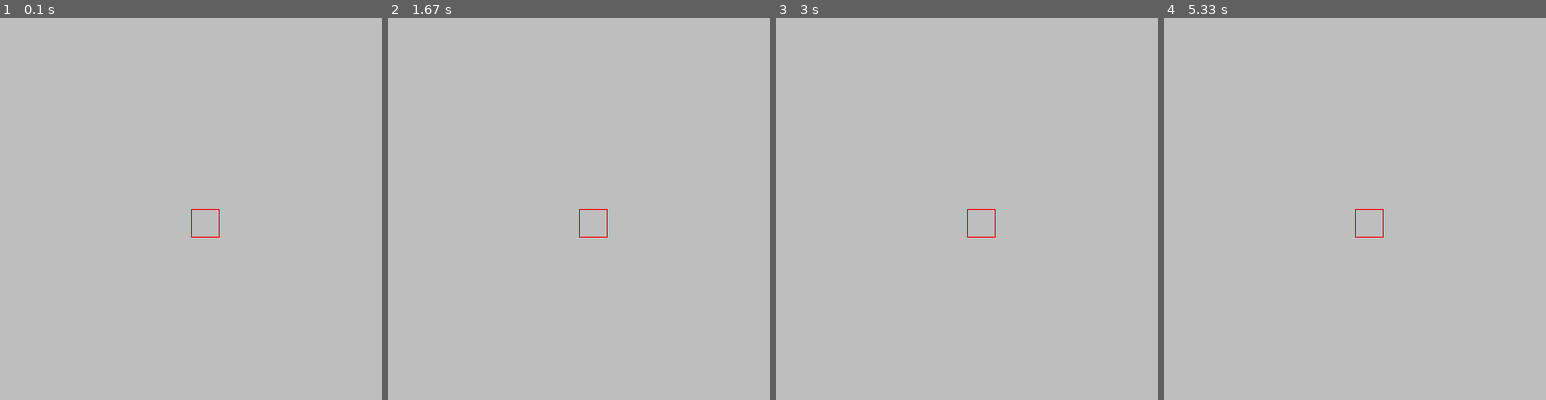
Above: before the commit, frames 1-4 (left to right).
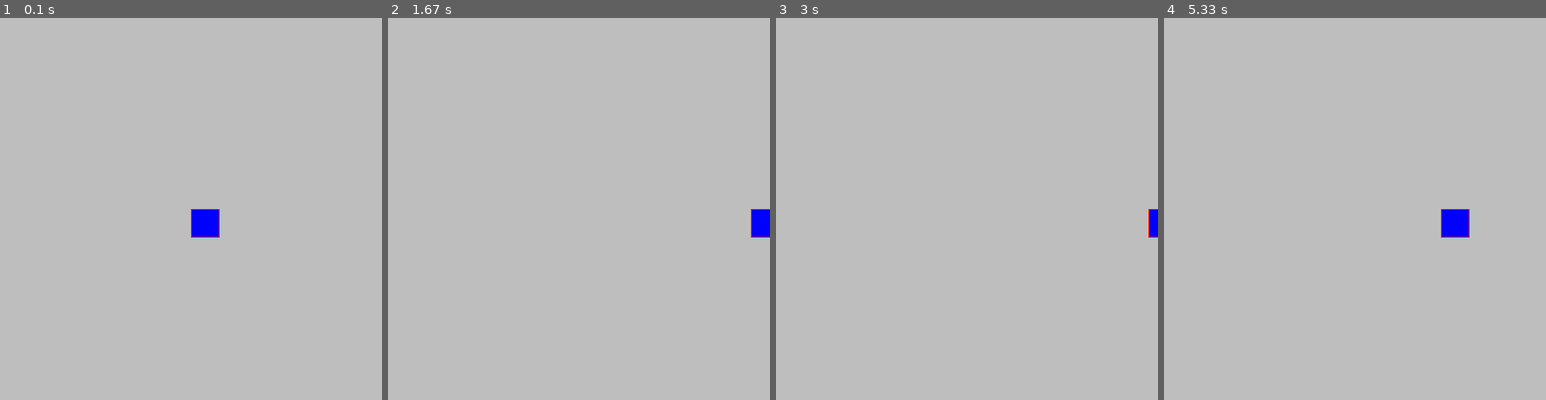
Above: after the commit, the same moments.

Repository: ConnorJ-Github/Pygame-Sprites-Demo
Game: pygame game, started from main.py
Two runs of this game, one before a commit and one after it. Both use one fixed random seed, a clock stepped at 60 frames per second and the inputs below.
Inputs:
- Up to frame 1 (0.1 s): no input
- Up to frame 2 (1.67 s): hold D 0.33-0.8 s; hold D 0.83-1.3 s; hold A from 1.33 s (still down)
- Up to frame 3 (3 s): release A at 1.87 s; hold A 1.9-2.3 s; hold D 2.33-2.97 s
- Up to frame 4 (5.33 s): hold A 3-3.47 s; hold D 3.5-3.97 s; hold D 4-4.47 s; hold A 4.5-5.03 s; hold A from 5.07 s (still down)

The runs differ from the first frame. In frame 1, 0.5% of the frame differs, in the area x 50-58%, y 50-58%; in frame 2, 0.4%; in frame 3, 0.3%; in frame 4, 0.6%, in the area x 50-80%, y 50-58%.

Commit message:
hitbox tweaks

Diff:
--- a/player.py
+++ b/player.py
@@ -3,16 +3,15 @@
 
 
 class Player(pygame.sprite.Sprite):
-
     def __init__(self, x, y, width, height):
-        super().__init__()
 
         self.SPRITES = load_sprite_sheets("Characters","Archer",30,30, True) #Sprite Loading, Directory 1, Directory 2, Width, Height
 
         self.character = pygame.Rect(x,y, width,height)
 
         self.hitbox_colour = 'red'
-        self.hitbox = pygame.Rect(self.character.x,self.character.y,width,height)
+
+        self.hitbox = pygame.Rect(x,y,width,height)
 
         self.sprite_mask = None
 
@@ -29,10 +28,12 @@
         key = pygame.key.get_pressed()
         if key[pygame.K_a] == True:
             self.character.x -= self.x_speed
+            self.hitbox.x -= self.x_speed
             self.character_direction = 'right'
             self.animation_frame = 0
         if key[pygame.K_d] == True:
             self.character.x += self.x_speed
+            self.hitbox.x += self.x_speed
             self.character_direction = 'left'
             self.animation_frame = 0
 
@@ -41,11 +42,12 @@
         # self.move(self.x_speed, self.y_speed)
 
     def load_sprite(self, display):
-        self.sprite = self.SPRITES['Idle_' + self.character_direction][0]
-        display.blit(self.sprite, (self.character.x, self.character.y))
+        # self.sprite = self.SPRITES['Idle_' + self.character_direction][0]
+        # display.blit(self.sprite, (self.character.x, self.character.y))
+        pygame.draw.rect(display, 'blue', self.character)
+        pygame.draw.rect(display, self.hitbox_colour, self.hitbox, 1)
 
 
     def update(self, display):
         self.movement()
         self.load_sprite(display)
-        pygame.draw.rect(display, self.hitbox_colour, self.hitbox, 1)
--- a/sprite_loader.py
+++ b/sprite_loader.py
@@ -23,7 +23,7 @@
             sprites.append(pygame.transform.scale2x(surface))
 
         if direction:
-            all_sprites[image.replace(".png", "")+ "_right"] = sprites
+            all_sprites[image.replace(".png", "") + "_right"] = sprites
             all_sprites[image.replace(".png", "") + "_left"] = flip(sprites)
         else:
             all_sprites[image.replace(".png", "")] = sprites
